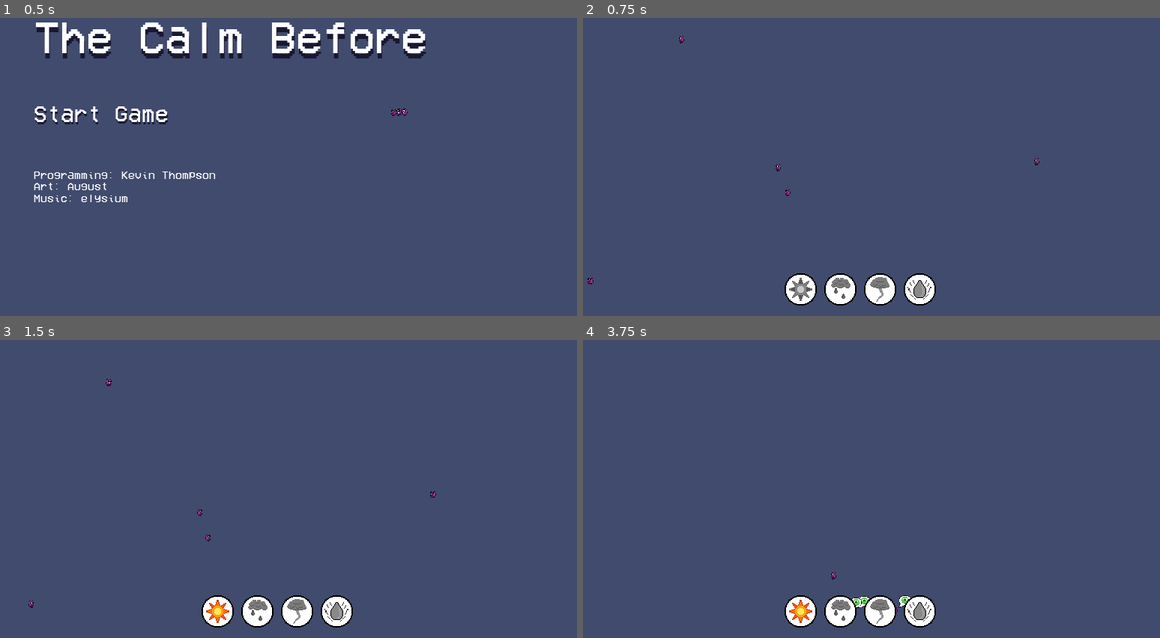
Above: before the commit, frames 1-4 (two rows, left to right).
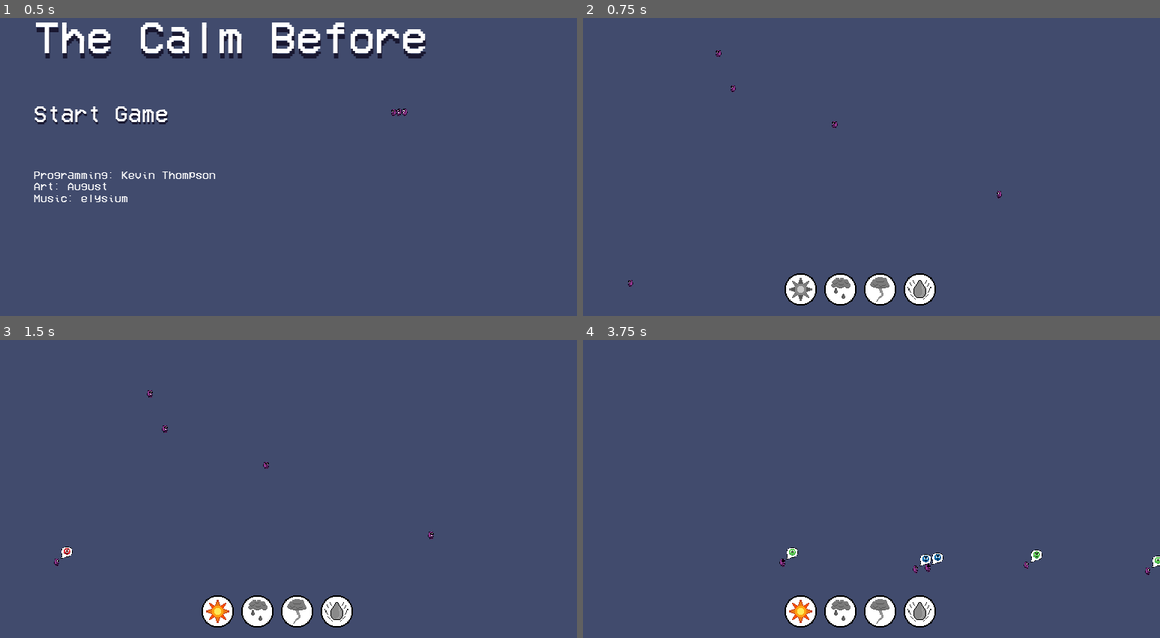
Above: after the commit, the same moments.

Repository: kevinthompson/mini-jam-26-storms
Game: Godot game, scene res://Scenes/Title/TitleScreen.tscn
Same seed, same stepped clock (60 frames per second), same inputs: the game is played once before the commit and once after it.
Inputs (mouse positions are in pixels of both pictures, inside the frame that each line leads up to):
- Up to frame 1 (0.5 s): no input
- Up to frame 2 (0.75 s): click "Start Game" at 0.5 s
- Up to frame 3 (1.5 s): click (219, 611) at 1.25 s
- Up to frame 4 (3.75 s): click (877, 611) at 2 s; click (917, 611) at 2.75 s; click (802, 611) at 3.5 s

Frame 1 is identical in both runs. In frame 2, 0.2% of the frame differs, in the area x 0-80%, y 6-91%; in frame 3, 0.3%; in frame 4, 0.5%, in the area x 34-100%, y 69-92%.

Commit message:
add camera boundaries

Diff:
--- a/Scenes/Game/Game.gd
+++ b/Scenes/Game/Game.gd
@@ -2,32 +2,43 @@
 
 # Editor Variables
 # ==============================
-export var alien_count : int = 5
-export var alien_scene : PackedScene
+export var tribe_count : int = 5
+export var tribe_scene : PackedScene
 
 # Internal Variables
 # ==============================
-var aliens = []
+var tribes = []
+onready var screen_width = get_viewport().size.x
+onready var screen_height = get_viewport().size.y
+var min_pos
+var max_pos
 
 # Lifecycle Methods
 # ==============================
 func _ready() -> void:
-  spawn_aliens()
+  var ctrans = get_canvas_transform()
+  var view_size = get_viewport_rect().size / ctrans.get_scale()
+
+  min_pos = -ctrans.get_origin() / ctrans.get_scale()
+  max_pos = min_pos + view_size
+
+  spawn_tribes()
 
 func _update() -> void:
   pass
 
 # Helper Methods
 # ==============================
+func spawn_tribes() -> void:
+  for i in range(tribe_count):
+    var spawn_position = Vector2(rand_range(min_pos.x + 64, max_pos.x - 64), rand_range(min_pos.y + 64, max_pos.y - 64))
+    var new_tribe = tribe_scene.instance()
+    new_tribe.position = spawn_position
+    tribes.append(new_tribe)
+    $World/Tribes.add_child(new_tribe)
 
-func spawn_aliens() -> void:
-  for i in range(alien_count):
-    var spawn_position = Vector2(rand_range(64,960), rand_range(64,536))
-    var new_alien = alien_scene.instance()
-    new_alien.position = spawn_position
-    new_alien.target = spawn_position
-    aliens.append(new_alien)
-    $World/Aliens.add_child(new_alien)
+# Note: rotation is not taken into account here. An improvement would be
+# to use the inverse transform instead of this.
 
 # Signal Events
 # ==============================
--- a/Scenes/Game/Game.tscn
+++ b/Scenes/Game/Game.tscn
@@ -1,18 +1,18 @@
-[gd_scene load_steps=16 format=2]
-
-[ext_resource path="res://Scenes/Game/Test.gd" type="Script" id=1]
-[ext_resource path="res://Scenes/Alien/Alien.tscn" type="PackedScene" id=2]
+[gd_scene load_steps=19 format=2]
+
+[ext_resource path="res://Scenes/Game/Game.gd" type="Script" id=1]
+[ext_resource path="res://Scenes/Tribe/Tribe.tscn" type="PackedScene" id=2]
 [ext_resource path="res://Scenes/Game/Interface.gd" type="Script" id=3]
 [ext_resource path="res://Fonts/vcr_96.tres" type="DynamicFont" id=4]
 [ext_resource path="res://Scenes/Game/TitleButton.tscn" type="PackedScene" id=5]
 [ext_resource path="res://Scenes/Game/TitleButton.gd" type="Script" id=6]
 [ext_resource path="res://Art/Buttons/Weather.png" type="Texture" id=7]
 
-[sub_resource type="AtlasTexture" id=1]
+[sub_resource type="AtlasTexture" id=2]
 atlas = ExtResource( 7 )
 region = Rect2( 40, 0, 40, 40 )
 
-[sub_resource type="AtlasTexture" id=2]
+[sub_resource type="AtlasTexture" id=3]
 atlas = ExtResource( 7 )
 region = Rect2( 0, 0, 40, 40 )
 
@@ -36,49 +36,50 @@
 atlas = ExtResource( 7 )
 region = Rect2( 280, 0, 40, 40 )
 
-[sub_resource type="AtlasTexture" id=7]
+[sub_resource type="AtlasTexture" id=9]
 atlas = ExtResource( 7 )
 region = Rect2( 240, 0, 40, 40 )
+
+[sub_resource type="RectangleShape2D" id=10]
+extents = Vector2( 10, 370 )
+
+[sub_resource type="RectangleShape2D" id=11]
+extents = Vector2( 650, 10 )
+
+[sub_resource type="RectangleShape2D" id=12]
+extents = Vector2( 646, 70 )
 
 [node name="Game" type="Node2D"]
 script = ExtResource( 1 )
-alien_scene = ExtResource( 2 )
+tribe_scene = ExtResource( 2 )
 
 [node name="World" type="YSort" parent="."]
 
-[node name="Aliens" type="YSort" parent="World"]
-
 [node name="Tribes" type="YSort" parent="World"]
 
-[node name="Environment" type="YSort" parent="World"]
-
-[node name="Camera2D" type="Camera2D" parent="."]
-anchor_mode = 0
-current = true
-
-[node name="Interface" type="CanvasLayer" parent="Camera2D"]
+[node name="Interface" type="CanvasLayer" parent="."]
 pause_mode = 2
 script = ExtResource( 3 )
 
-[node name="Pause" type="Control" parent="Camera2D/Interface"]
+[node name="Pause" type="Control" parent="Interface"]
 pause_mode = 2
 editor/display_folded = true
 visible = false
 anchor_right = 1.0
 anchor_bottom = 1.0
 
-[node name="ColorRect" type="ColorRect" parent="Camera2D/Interface/Pause"]
+[node name="ColorRect" type="ColorRect" parent="Interface/Pause"]
 anchor_right = 1.0
 anchor_bottom = 1.0
 color = Color( 0, 0, 0, 0.313726 )
 
-[node name="Menu" type="VBoxContainer" parent="Camera2D/Interface/Pause"]
+[node name="Menu" type="VBoxContainer" parent="Interface/Pause"]
 margin_left = 120.0
 margin_top = 80.0
 margin_right = 1160.0
 margin_bottom = 640.0
 
-[node name="Label" type="Label" parent="Camera2D/Interface/Pause/Menu"]
+[node name="Label" type="Label" parent="Interface/Pause/Menu"]
 margin_right = 1040.0
 margin_bottom = 85.0
 custom_fonts/font = ExtResource( 4 )
@@ -87,32 +88,32 @@
 text = "Paused"
 align = 1
 
-[node name="CenterRow" type="HBoxContainer" parent="Camera2D/Interface/Pause/Menu"]
+[node name="CenterRow" type="HBoxContainer" parent="Interface/Pause/Menu"]
 margin_top = 89.0
 margin_right = 1040.0
 margin_bottom = 560.0
 size_flags_vertical = 3
 
-[node name="Buttons" type="VBoxContainer" parent="Camera2D/Interface/Pause/Menu/CenterRow"]
+[node name="Buttons" type="VBoxContainer" parent="Interface/Pause/Menu/CenterRow"]
 margin_right = 1040.0
 margin_bottom = 471.0
 size_flags_horizontal = 3
 size_flags_vertical = 3
 alignment = 1
 
-[node name="MainMenuButton" parent="Camera2D/Interface/Pause/Menu/CenterRow/Buttons" instance=ExtResource( 5 )]
+[node name="MainMenuButton" parent="Interface/Pause/Menu/CenterRow/Buttons" instance=ExtResource( 5 )]
 margin_top = 205.0
 margin_bottom = 265.0
 script = ExtResource( 6 )
 
-[node name="Controls" type="Control" parent="Camera2D/Interface"]
+[node name="Controls" type="Control" parent="Interface"]
 anchor_top = 1.0
 anchor_right = 1.0
 anchor_bottom = 1.0
 size_flags_horizontal = 3
 size_flags_vertical = 3
 
-[node name="StormButtons" type="HBoxContainer" parent="Camera2D/Interface/Controls"]
+[node name="StormButtons" type="HBoxContainer" parent="Interface/Controls"]
 anchor_top = 1.0
 anchor_right = 1.0
 anchor_bottom = 1.0
@@ -125,42 +126,88 @@
 custom_constants/separation = 10
 alignment = 1
 
-[node name="SunButton" type="TextureButton" parent="Camera2D/Interface/Controls/StormButtons"]
+[node name="SunButton" type="TextureButton" parent="Interface/Controls/StormButtons"]
 margin_right = 74.0
 margin_bottom = 69.0
 size_flags_horizontal = 3
-texture_normal = SubResource( 1 )
-texture_focused = SubResource( 2 )
-expand = true
-stretch_mode = 5
-
-[node name="RainButton" type="TextureButton" parent="Camera2D/Interface/Controls/StormButtons"]
+texture_normal = SubResource( 2 )
+texture_focused = SubResource( 3 )
+expand = true
+stretch_mode = 5
+
+[node name="RainButton" type="TextureButton" parent="Interface/Controls/StormButtons"]
 margin_left = 84.0
 margin_right = 158.0
 margin_bottom = 69.0
 size_flags_horizontal = 3
 disabled = true
 texture_normal = SubResource( 4 )
-texture_focused = SubResource( 3 )
-expand = true
-stretch_mode = 5
-
-[node name="LightningButton" type="TextureButton" parent="Camera2D/Interface/Controls/StormButtons"]
+texture_focused = SubResource( 5 )
+expand = true
+stretch_mode = 5
+
+[node name="LightningButton" type="TextureButton" parent="Interface/Controls/StormButtons"]
 margin_left = 168.0
 margin_right = 242.0
 margin_bottom = 69.0
 size_flags_horizontal = 3
 texture_normal = SubResource( 6 )
-texture_focused = SubResource( 5 )
-expand = true
-stretch_mode = 5
-
-[node name="AcidButton" type="TextureButton" parent="Camera2D/Interface/Controls/StormButtons"]
+texture_focused = SubResource( 7 )
+expand = true
+stretch_mode = 5
+
+[node name="AcidButton" type="TextureButton" parent="Interface/Controls/StormButtons"]
 margin_left = 252.0
 margin_right = 328.0
 margin_bottom = 69.0
 size_flags_horizontal = 3
 texture_normal = SubResource( 8 )
-texture_focused = SubResource( 7 )
-expand = true
-stretch_mode = 5
+texture_focused = SubResource( 9 )
+expand = true
+stretch_mode = 5
+
+[node name="Camera2D" type="Camera2D" parent="."]
+anchor_mode = 0
+current = true
+
+[node name="Boundaries" type="Node2D" parent="Camera2D"]
+
+[node name="LeftWall" type="StaticBody2D" parent="Camera2D/Boundaries"]
+editor/display_folded = true
+position = Vector2( 10, 0 )
+__meta__ = {
+"_edit_group_": true
+}
+
+[node name="CollisionShape2D" type="CollisionShape2D" parent="Camera2D/Boundaries/LeftWall"]
+position = Vector2( -10, 360 )
+shape = SubResource( 10 )
+
+[node name="RightWall" type="StaticBody2D" parent="Camera2D/Boundaries"]
+editor/display_folded = true
+position = Vector2( 1290, 0 )
+__meta__ = {
+"_edit_group_": true
+}
+
+[node name="CollisionShape2D" type="CollisionShape2D" parent="Camera2D/Boundaries/RightWall"]
+position = Vector2( -10, 360 )
+shape = SubResource( 10 )
+
+[node name="TopWall" type="StaticBody2D" parent="Camera2D/Boundaries"]
+position = Vector2( 620, 0 )
+
+[node name="CollisionShape2D" type="CollisionShape2D" parent="Camera2D/Boundaries/TopWall"]
+position = Vector2( 20, 0 )
+shape = SubResource( 11 )
+
+[node name="BottomWall" type="StaticBody2D" parent="Camera2D/Boundaries"]
+editor/display_folded = true
+position = Vector2( 0, 610 )
+__meta__ = {
+"_edit_group_": true
+}
+
+[node name="CollisionShape2D" type="CollisionShape2D" parent="Camera2D/Boundaries/BottomWall"]
+position = Vector2( 640, 50 )
+shape = SubResource( 12 )
--- a/Scenes/Game/Test.tscn
+++ /dev/null
@@ -1,25 +0,0 @@
-[gd_scene load_steps=3 format=2]
-
-[ext_resource path="res://Scenes/Game/Test.gd" type="Script" id=1]
-[ext_resource path="res://Scenes/Alien/Alien.tscn" type="PackedScene" id=2]
-
-[node name="Game" type="Node2D"]
-script = ExtResource( 1 )
-alien_scene = ExtResource( 2 )
-
-[node name="World" type="YSort" parent="."]
-
-[node name="Aliens" type="YSort" parent="World"]
-
-[node name="Tribes" type="YSort" parent="World"]
-
-[node name="Environment" type="YSort" parent="World"]
-
-[node name="Interface" type="Control" parent="."]
-margin_right = 40.0
-margin_bottom = 40.0
-
-[node name="Camera2D" type="Camera2D" parent="."]
-position = Vector2( 515.598, 295.585 )
-current = true
-zoom = Vector2( 0.5, 0.5 )
--- a/Scenes/Game/Test.gd
+++ b/Scenes/Tribe/Tribe.gd
@@ -8,19 +8,14 @@
 # Internal Variables
 # ==============================
 var aliens = []
-onready var screen_width = get_viewport().size.x
-onready var screen_height = get_viewport().size.y
 var min_pos
 var max_pos
 
 # Lifecycle Methods
 # ==============================
 func _ready() -> void:
-  var ctrans = get_canvas_transform()
-  var view_size = get_viewport_rect().size / ctrans.get_scale()
-
-  min_pos = -ctrans.get_origin() / ctrans.get_scale()
-  max_pos = min_pos + view_size
+  min_pos = Vector2(-40,-40)
+  max_pos = Vector2(40,40)
 
   spawn_aliens()
 
@@ -31,11 +26,11 @@
 # ==============================
 func spawn_aliens() -> void:
   for i in range(alien_count):
-    var spawn_position = Vector2(rand_range(min_pos.x + 64, max_pos.x - 64), rand_range(min_pos.y + 64, max_pos.y - 64))
+    var spawn_position = Vector2(rand_range(min_pos.x, max_pos.x), rand_range(min_pos.y, max_pos.y))
     var new_alien = alien_scene.instance()
-    new_alien.position = spawn_position
+    new_alien.position = Vector2()
     aliens.append(new_alien)
-    $World/Aliens.add_child(new_alien)
+    add_child(new_alien)
 
 # Note: rotation is not taken into account here. An improvement would be
 # to use the inverse transform instead of this.
--- /dev/null
+++ b/Scenes/Tribe/Tribe.tscn
@@ -0,0 +1,9 @@
+[gd_scene load_steps=3 format=2]
+
+[ext_resource path="res://Scenes/Tribe/Tribe.gd" type="Script" id=1]
+[ext_resource path="res://Scenes/Alien/Alien.tscn" type="PackedScene" id=2]
+
+[node name="Tribe" type="Node2D"]
+script = ExtResource( 1 )
+alien_count = 1
+alien_scene = ExtResource( 2 )
Not shown: 2 places in Scenes/Game/Game.tscn that only renumber resources
